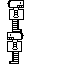
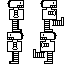
Revision of a layered 64×64 image; what changed, layer by layer:
painted on "robo" over (33, 0, 64, 64)
